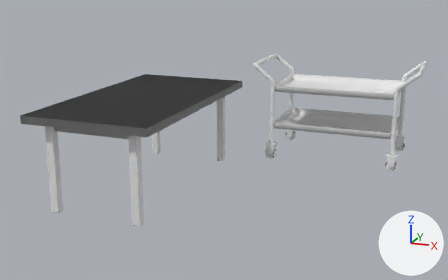
Two versions of the Blender file Project Assets/desk2.blend, one commit apart.
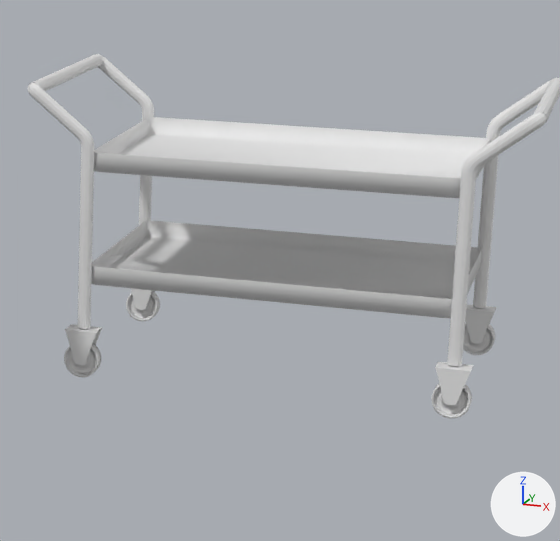
Old and new are each drawn whole from a camera (50 mm lens) standing at (11.89, -21.93, 8.83) and looking at (2.83, 1.46, 1.77) and again close up on the part from 54% to 95% of the width and 13% to 76% of the height. Arrows for +X, +Y and +Z are at lower right; the lights stay in place.

In view in the first close-up: 'Cart'.
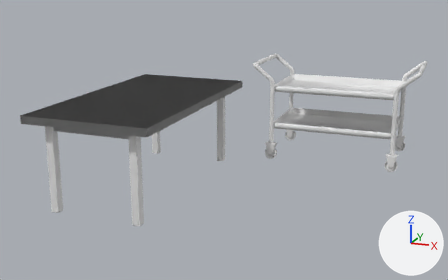
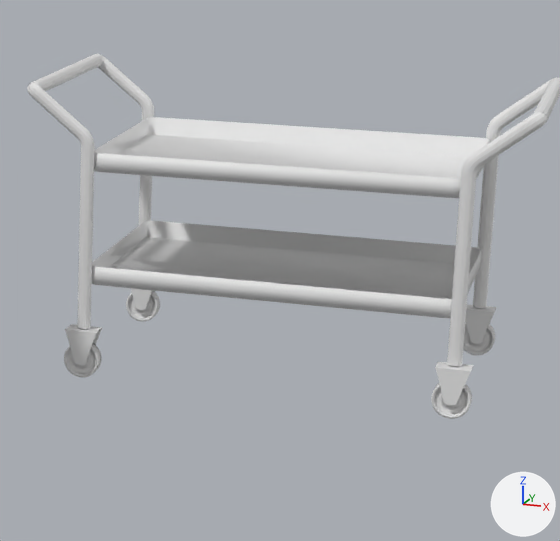
Patch to the scene script:
```diff
--- a/Project Assets/desk2.blend.py
+++ b/Project Assets/desk2.blend.py
@@ me_circle_007 @@
 # used by ob_cart; location = (9.31, 8.45, 0.3); rotation_euler = (1.571, 1.571, 0.0), in degrees (90, 90, 0); scale = (0.274, 0.274, 0.274)
-me_circle_007.from_pydata(...)  # 3402 vertices, 3126 faces, 9 loose edges; spans x -15.4..1.0, y -23.6..3.6, z -0.8..12.8
+me_circle_007.from_pydata(...)  # 6804 vertices, 6428 faces, 18 loose edges; spans x -15.4..1.0, y -23.6..3.6, z -0.8..12.8
+# me_circle_007 part 1: 842 vertices added at x -15.4..0.2, y -23.6..3.6, z -0.8..12.8
```

Pixel boxes [x1, y1, x2, y2] of what changed, in the close-ups (560 x 541 px):
'Cart', reshaped: before [27, 54, 560, 418]; after [27, 54, 560, 419]
part 1 of me_circle_007, added: after [27, 54, 560, 380]
